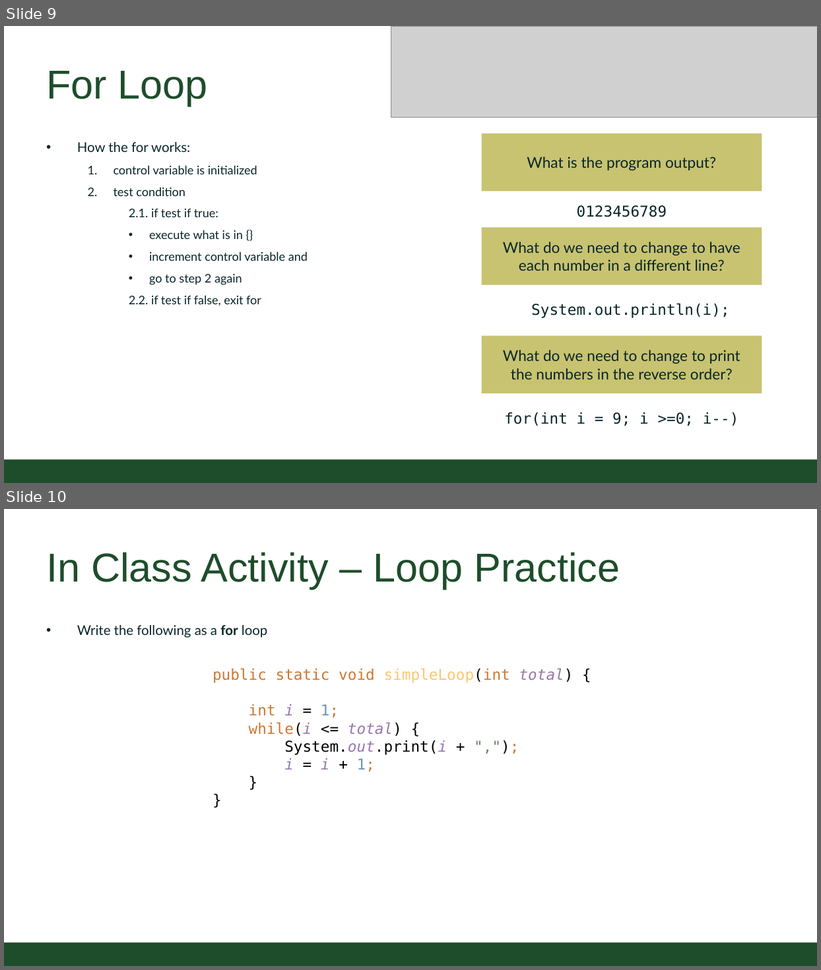
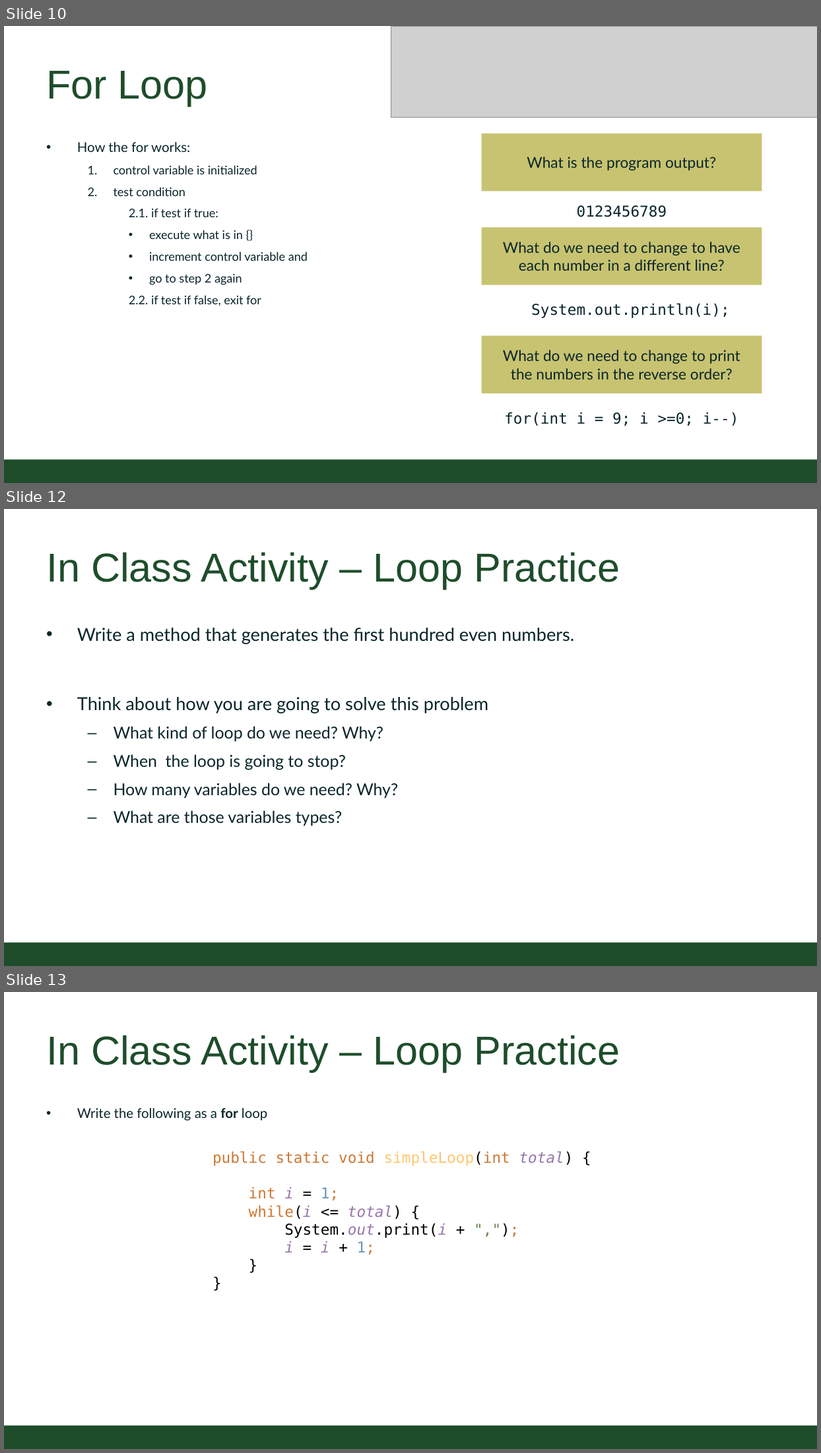
Before and after one commit to CSU-CompSci-CS163-4/Handouts, a slide deck: slides/On-Campus/03_02_Loops.pptx. Shown one above the other, each under a label of ours: slides 9 and 10 before the commit, slides 10, 12 and 13 after it; the slides between them are not shown. The pictures are 821x970 and 821x1453 pixels, drawn with LibreOffice and Linux fonts; fonts in the diff are those of the drawing; grey boxes stand for pictures; background and template pictures are left out. Boxes give left, top, right and bottom in pixels: in the first picture for what was removed or moved away, otherwise in the second. Text is boxed around its words. In the diff, an @@ line names an element or a change of style, - is before the commit and + after.

```diff
--- a/slides/On-Campus/03_02_Loops.pptx
+++ b/slides/On-Campus/03_02_Loops.pptx
@@ slide 12 added at [4,509,817,966], background #FFFFFF; not listed: 1 template element that a slide beside it also shows @@
@@ title added at [46,552,620,589], 54 pt, text #1E4D2B @@
+In Class Activity – Loop Practice
@@ text added at [77,628,574,826], 22 pt, text #092529 @@
+• Write a method that generates the first hundred even numbers.
+• Think about how you are going to solve this problem
+  – What kind of loop do we need? Why?
+  – When the loop is going to stop?
+  – How many variables do we need? Why?
+  – What are those variables types?
@@ what was slide 9 is now slide 10 @@
@@ what was slide 10 is now slide 13 @@
```
Also in this commit, not shown: 5 slides changed, 2 other slides added.
